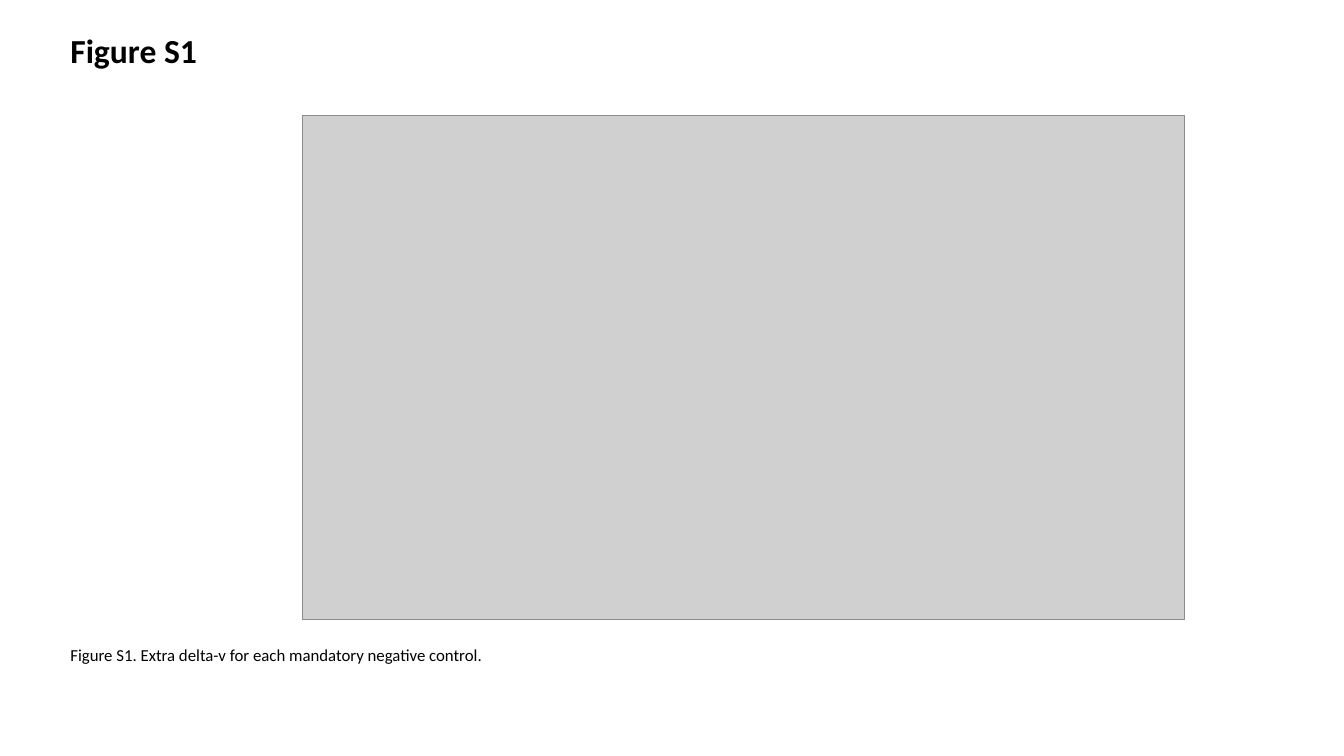
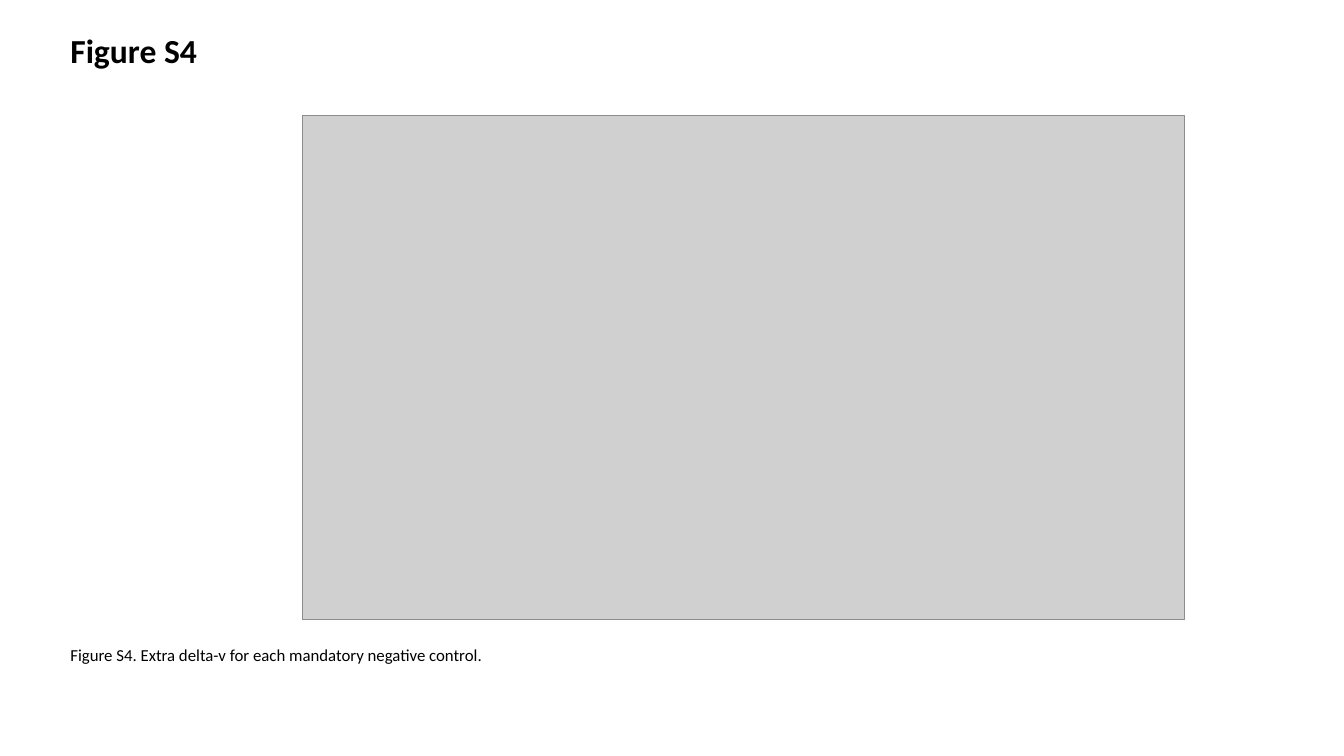
Before and after one commit to bougtoir/thermosphere-debris-selective-decay, a slide deck: slide 14 of manuscript/manuscript_figures.pptx (slide 11 before the commit). Drawn at 1344x756 pixels with LibreOffice and Linux fonts; fonts in the diff are those of the drawing; grey boxes stand for pictures. Boxes give left, top, right and bottom in pixels: in the first picture for what was removed or moved away, otherwise in the second. Text is boxed around its words. In the diff, an @@ line names an element or a change of style, - is before the commit and + after.

```diff
--- a/manuscript/manuscript_figures.pptx
+++ b/manuscript/manuscript_figures.pptx
@@ text at [70, 39, 197, 69]: text changed @@
-Figure S1
+Figure S4
@@ text at [70, 649, 482, 664]: text changed @@
-Figure S1. Extra delta-v for each mandatory negative control.
+Figure S4. Extra delta-v for each mandatory negative control.
```
Also in this commit, not shown: 6 other slides changed, 20 other files.
